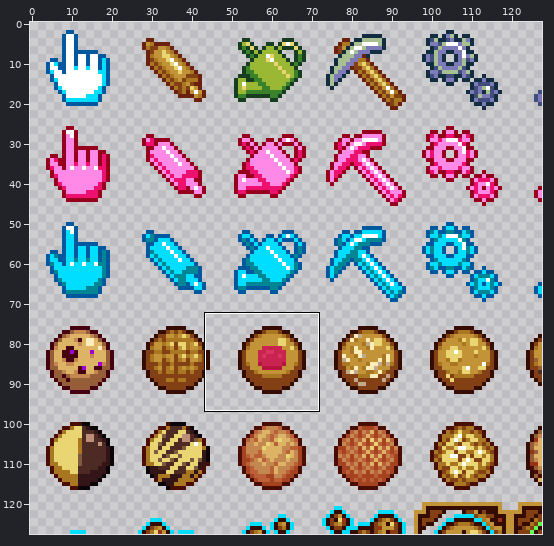
File history of a sprite sheet, icons.png. The first picture is a wide view before the edit; the outline marks the close-up.
Close-up. Earlier state:
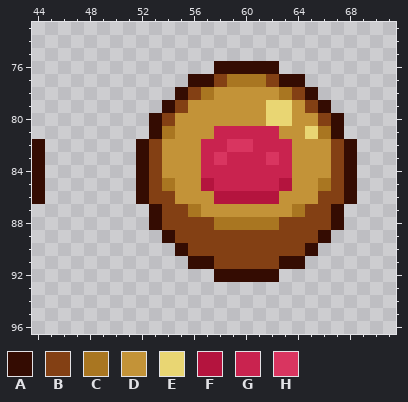
The file is 256x256 pixels, drawn in blocks of 2x2; one block is one cell here. Colours within 5 levels of each other are drawn and written as one. Shown: x 44..71, y 73..96.
Palette (. is transparent): A #340c02  B #834014  C #a97621  D #c39338  E #e9d673  F #b4143e  G #c9234f  H #d93560
Now the later version:
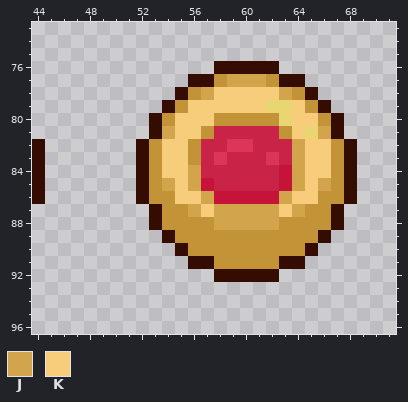
Colours new in this view: J #d2a44c  K #f7cc7a
The commit says: updated thumprint cookie icon
Changes in this commit:
colour F: #b4143e -> #c5133a
colour G: #c9234f -> #c92348
colour H: #d93560 -> #dd345a
y 77: x 58..62 BCCCB -> DJJJD
y 78: x 56..64 BCDDDDDCB -> DJKKKKKJD
y 79: x 55..61 BDDDDDD -> DKKKKKK; x 64..65 DB -> KD
y 80: x 54..57 BDDD -> DKKK; x 62 E -> D; x 64..66 DDB -> KKD
y 81: x 54..56 CDD -> JKK; x 64 D -> K; x 66 C -> J
y 82..83: x 53..55 BDD -> DKK; x 64..67 DDDB -> JKKD
y 84: x 53..56 BDDD -> DKKJ; x 63..67 GDDDB -> FJKKD
y 85: x 53..56 BCDD -> DJKJ; x 64..67 DDCB -> JKJD
y 86: x 53..57 BBDDD -> DDKKJ; x 63..67 DDDBB -> JKKDD
y 87: x 54..66 BBCDDDDDDDCBB -> DDJKJJJJJKJDD
y 88: x 54..66 BBBBCCCCCBBBB -> DDDDJJJJJDDDD
y 89: x 55..65 BBBBBBBBBBB -> DDDDDDDDDDD
y 90: x 56..64 BBBBBBBBB -> DDDDDDDDD
y 91: x 58..62 BBBBB -> DDDDD
Changed places in both close-ups, as pixel boxes (x1, y1, x2, y2):
changed: (149, 74, 344, 269)
